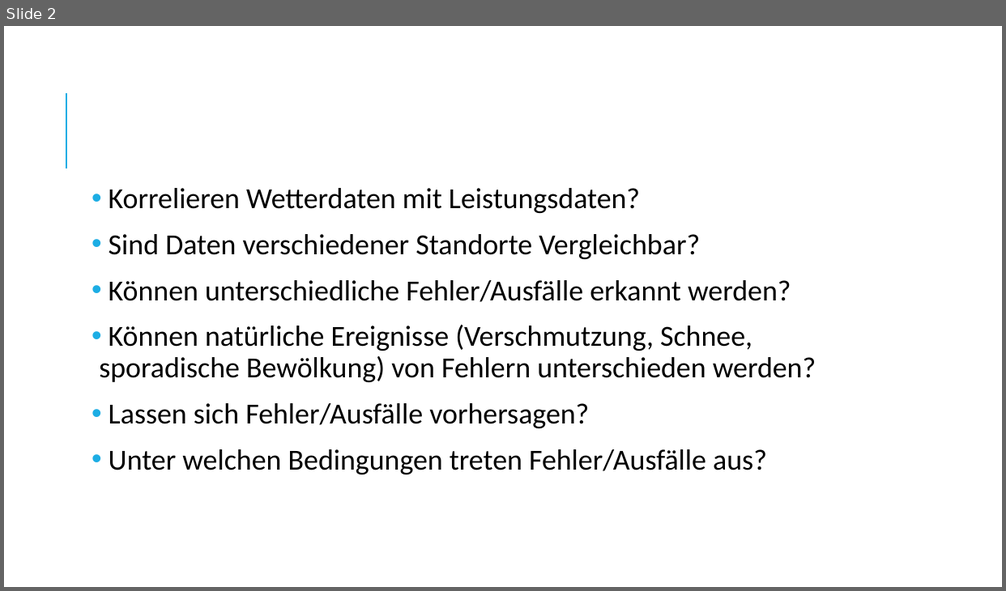
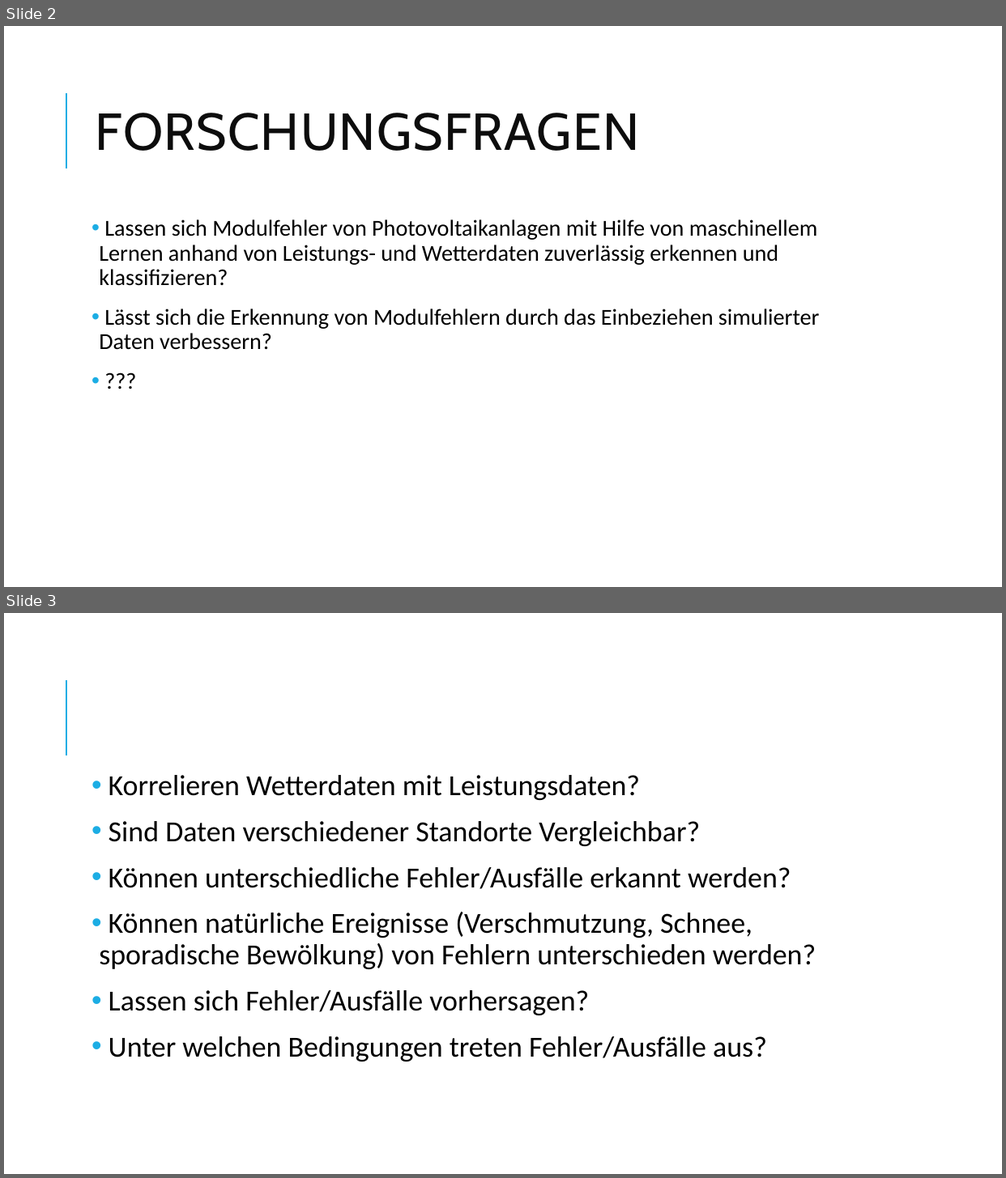
Before and after one commit to jposselt/PVModulfehler, a slide deck: Folien/Forsungsfragen.pptx. Shown one above the other, each under a label of ours: slide 2 before the commit, slides 2 and 3 after it. The pictures are 1006x591 and 1006x1178 pixels, drawn with LibreOffice and Linux fonts; fonts in the diff are those of the drawing. Boxes give left, top, right and bottom in pixels: in the first picture for what was removed or moved away, otherwise in the second. Text is boxed around its words. In the diff, an @@ line names an element or a change of style, - is before the commit and + after.

Commit message:
update

```diff
--- a/Folien/Forsungsfragen.pptx
+++ b/Folien/Forsungsfragen.pptx
@@ slide 2 added at [4, 26, 1002, 587], background #FFFFFF; not listed: 1 template element that a slide beside it also shows @@
@@ title added at [96, 113, 640, 151], 50 pt, text #0D0D0D @@
+FORSCHUNGSFRAGEN
@@ text added at [99, 220, 819, 350], 22 pt, text #000000 @@
+• Lassen sich Modulfehler von Photovoltaikanlagen mit Hilfe von maschinellem Lernen anhand von Leistungs- und Wetterdaten zuverlässig erkennen und klassifizieren?
+• Lässt sich die Erkennung von Modulfehlern durch das Einbeziehen simulierter Daten verbessern?
+• ???
@@ what was slide 2 is now slide 3 @@
```
